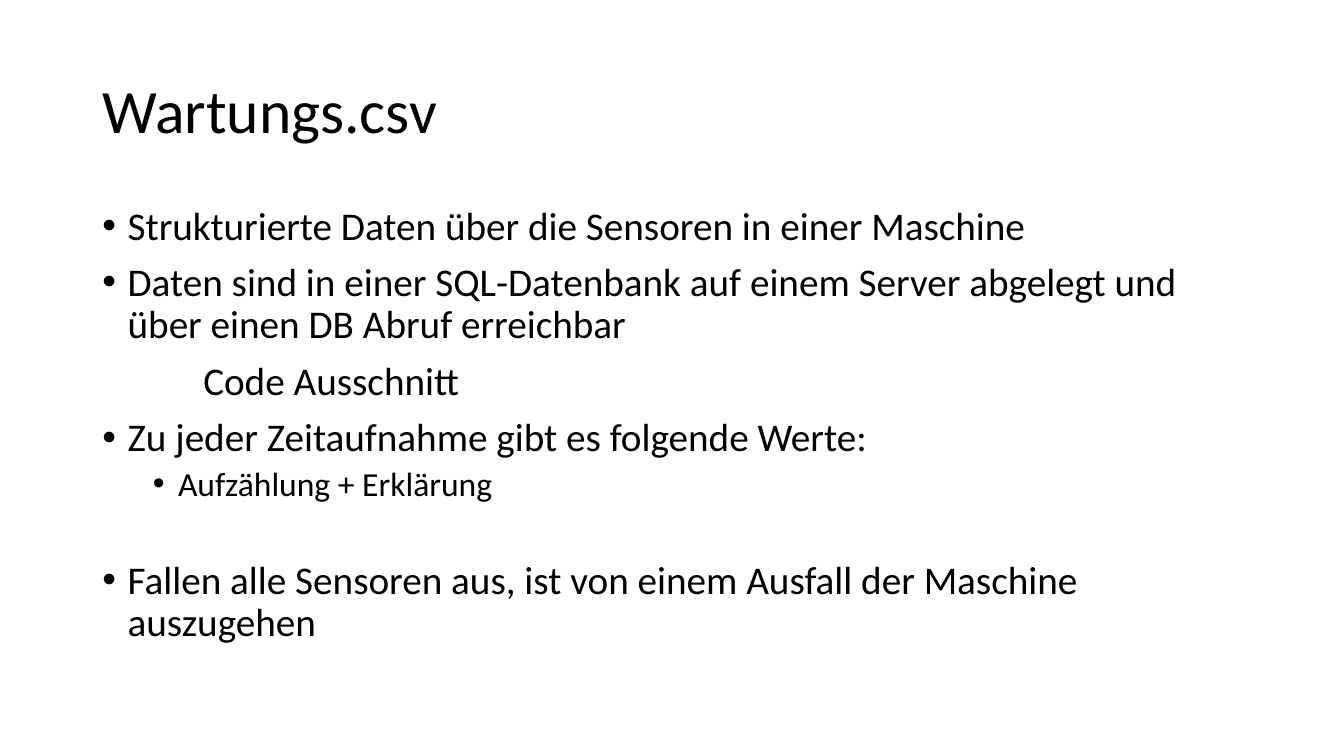
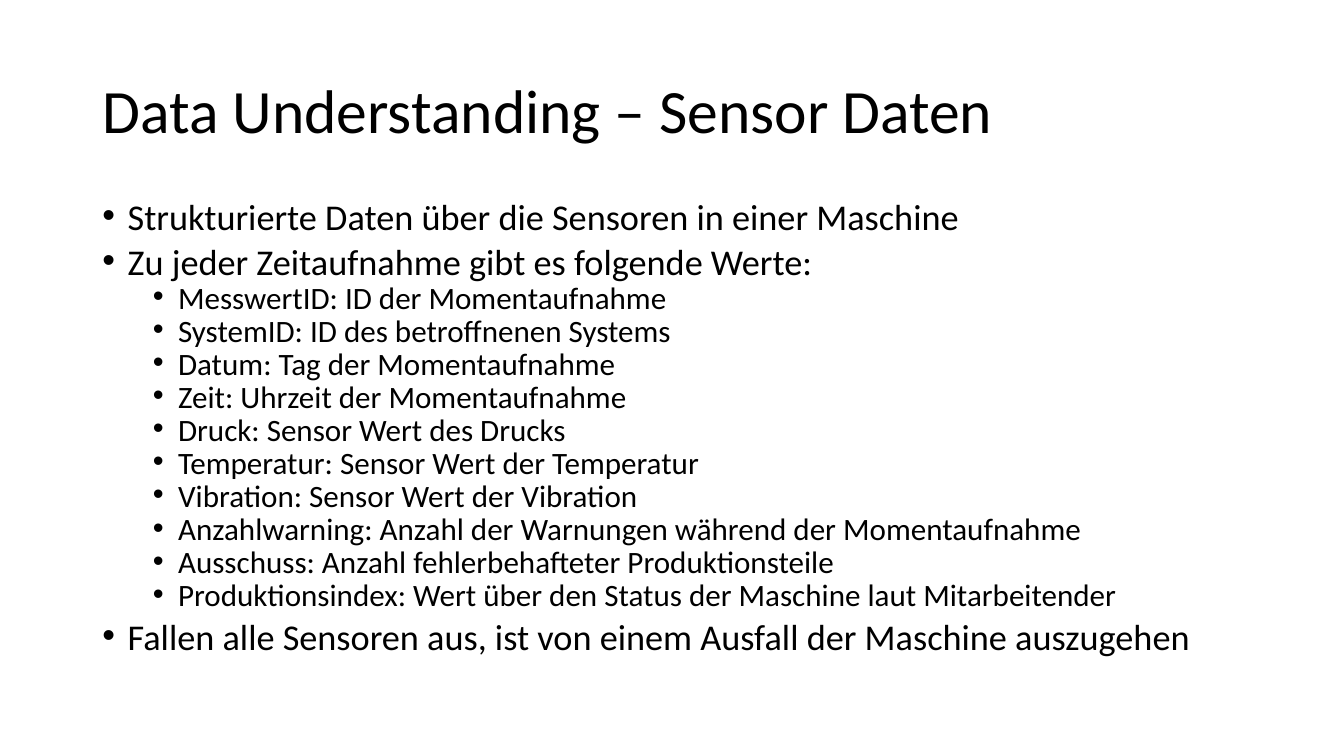
Before and after one commit to Flitschi7/big-data-management, a slide deck: slide 6 of Dokumentation HHZ Rocket Project.pptx. Drawn at 1344x756 pixels with LibreOffice and Linux fonts; fonts in the diff are those of the drawing. Boxes give left, top, right and bottom in pixels: in the first picture for what was removed or moved away, otherwise in the second. Text is boxed around its words. In the diff, an @@ line names an element or a change of style, - is before the commit and + after.

```diff
--- a/Dokumentation HHZ Rocket Project.pptx
+++ b/Dokumentation HHZ Rocket Project.pptx
@@ title at (102, 90, 992, 144): text changed @@
-Wartungs.csv
+Data Understanding – Sensor Daten
@@ text at (128, 204, 1189, 657): size 28 to 25.9 pt in "Strukturierte Daten über die Sensoren in einer ...", "Zu jeder Zeitaufnahme gibt es folgende Werte:", "Fallen alle Sensoren aus, ist von einem ..."; line spacing 0.9 to 0.7 @@
@@ text at (128, 268, 1177, 396): paragraphs removed @@
-• Daten sind in einer SQL-Datenbank auf einem Server abgelegt und über einen DB Abruf erreichbar
-Code Ausschnitt
@@ text at (178, 287, 1116, 607): text changed; size 24 to 22.2 pt @@
-  • Aufzählung + Erklärung
+  • MesswertID: ID der Momentaufnahme
+  • SystemID: ID des betroffnenen Systems
+  • Datum: Tag der Momentaufnahme
+  • Zeit: Uhrzeit der Momentaufnahme
+  • Druck: Sensor Wert des Drucks
+  • Temperatur: Sensor Wert der Temperatur
+  • Vibration: Sensor Wert der Vibration
+  • Anzahlwarning: Anzahl der Warnungen während der Momentaufnahme
+  • Ausschuss: Anzahl fehlerbehafteter Produktionsteile
+  • Produktionsindex: Wert über den Status der Maschine laut Mitarbeitender
```
Also in this commit, not shown: 6 other slides changed, 7 slides added, 3 slides removed.
